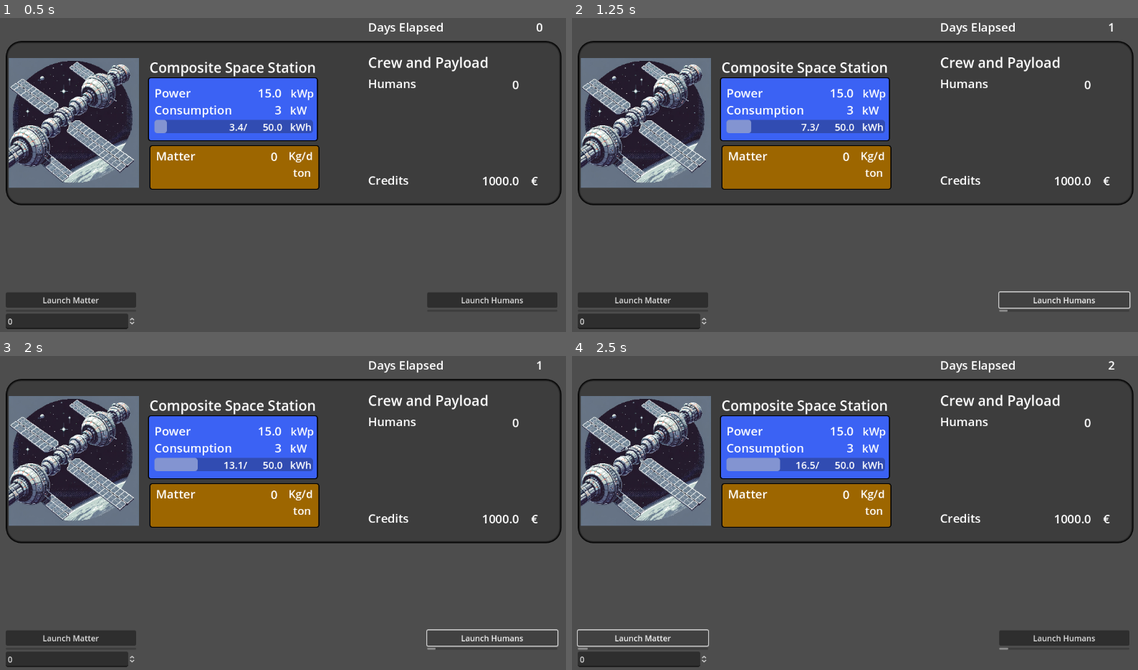
Above: before the commit, frames 1-4 (two rows, left to right).
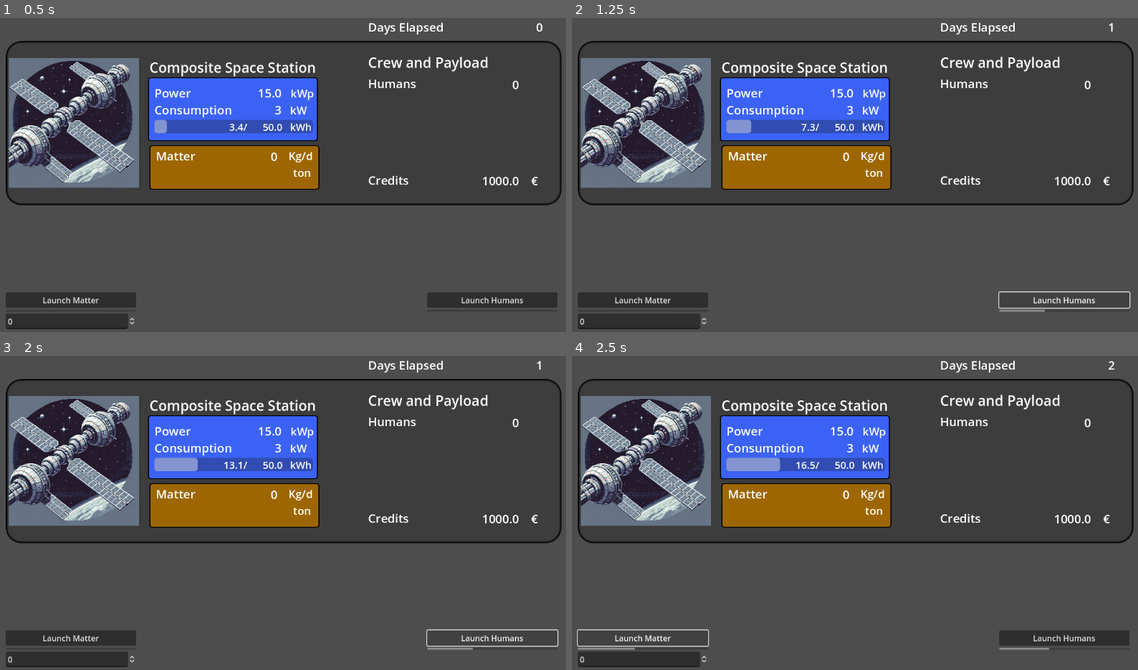
Above: after the commit, the same moments.

Repository: AndreaIdini/StarPilgrims
Game: Godot game, scene res://main.tscn
The game is run twice, just before and just after one commit, with the same random seed, the same clock (stepped at 60 frames per second) and the same inputs.
Inputs:
- Up to frame 1 (0.5 s): no input
- Up to frame 2 (1.25 s): click "Launch Humans" at 0.5 s
- Up to frame 3 (2 s): click "Launch Humans" at 1.25 s
- Up to frame 4 (2.5 s): click "Launch Matter" at 2 s

Frame 1 is identical in both runs. In frame 2, less than 0.1% of the frame differs, in the area x 76-84%, y 92-94%; in frame 3, less than 0.1%; in frame 4, 0.1%, in the area x 2-85%, y 92-94%.

Commit message:
Added Class Station

Diff:
--- /dev/null
+++ b/Station.gd
@@ -0,0 +1,69 @@
+extends Node
+
+class_name Station
+
+var time = 0.
+
+var energy = 0.                 # KWh
+var battery_cap = 50.           # KWh
+var power = 0.                  # KW
+var pow_consumption = 0.
+var solar_power_installed = 15. # kW
+var module_upkeep = 3.          # KW
+var matter = 0.                 # ton
+var matter_transf = 0.
+var humans = 0
+var humans_matter_upkeep = 10   # Kg
+var humans_energy_upkeep = 5    # KW
+var humans_rent = 20            # cred
+
+var starting = 1
+var Modules = [starting]
+
+@onready var count_power = %CountPower
+@onready var count_energy = %CountEnergy
+@onready var progress_bar = %ProgressBar
+
+@onready var count_matter = %CountMatter
+@onready var count_matter_transf = %CountMatterTransf
+@onready var count_humans = %CountHumans
+@onready var count_consumption = %CountConsumption
+
+# Called when the node enters the scene tree for the first time.
+func _ready():
+	print("station ready", Modules)
+	pass # Replace with function body.
+
+# Called every frame. 'delta' is the elapsed time since the previous frame.
+func _physics_process(delta):
+	time += delta
+
+	pow_consumption = module_upkeep + humans*humans_energy_upkeep
+	power = solar_power(solar_power_installed, time) - pow_consumption
+
+	energy += power*delta
+	energy = min(energy,battery_cap)
+
+	matter_transf = - humans*humans_matter_upkeep
+	matter += matter_transf*delta/1000
+
+	count_matter.text = str("%10.2f" % matter)
+	count_power.text = str("%10.1f" % solar_power_installed)
+	count_energy.text = str("%10.1f" % energy) + "/" + str("%10.1f" % battery_cap)
+	count_matter_transf.text = str(matter_transf)
+	count_humans.text = str(humans)
+	count_consumption.text = str(pow_consumption)
+
+	progress_bar.max_value = battery_cap
+	progress_bar.value = energy
+	pass
+
+func print_state():
+	print('--- Printing State ---')
+	print('humans ', humans)
+	print('energy ', energy)
+	print('matter ', matter)
+
+
+func solar_power(p,t):
+	return p*abs(sin(t*3.141))
--- a/main.gd
+++ b/main.gd
@@ -1,19 +1,6 @@
 extends Node
 
 var time = 0.                   # days
-var energy = 0.                 # KWh
-var battery_cap = 50.           # KWh
-var power = 0.                  # KW
-var pow_consumption = 0.
-var solar_power_installed = 15. # kW
-var module_upkeep = 3.          # KW
-var matter = 0.                 # ton
-var matter_transf = 0.
-var matter_cost = 1000.         # cred/ton
-var humans = 0
-var humans_matter_upkeep = 10   # Kg
-var humans_energy_upkeep = 5    # KW
-var humans_rent = 20            # cred
 
 var credits = 1000.             # ~ 1k dollars
 
@@ -21,21 +8,20 @@
 var launching_matter = false
 var launching_humans = false
 var launch_counter = 0.
-var time_to_launch_matter = 7.
-var time_to_launch_humans = 14.
+var time_to_launch_matter = 1.
+var time_to_launch_humans = 2.
+var matter_cost = 1000.         # cred/ton
+
 
 @onready var count_days = %CountDays
-@onready var count_power = %CountPower
-@onready var count_energy = %CountEnergy
-@onready var progress_bar = %ProgressBar
 @onready var count_cred = %CountCred
-@onready var count_matter = %CountMatter
-@onready var count_matter_transf = %CountMatterTransf
-@onready var count_humans = %CountHumans
 @onready var progress_launch_m = %ProgressLaunchM
 @onready var progress_launch_h = %ProgressLaunchH
 @onready var box_launch_m = %BoxLaunchM
-@onready var count_consumption = %CountConsumption
+
+@onready var station = $PanelStation
+
+
 
 func solar_power(p,t):
 	return p*abs(sin(t*3.141))
@@ -45,21 +31,13 @@
 	update_show()
 
 	print('initialized')
+	#print(station.starting)
+
 	pass # Replace with function body.
 
 func update_show():
 	count_days.text = str(floor(time))
-
-	count_matter.text = str("%10.2f" % matter)
-	count_power.text = str("%10.1f" % solar_power_installed)
-	count_energy.text = str("%10.1f" % energy) + "/" + str("%10.1f" % battery_cap)
-	count_matter_transf.text = str(matter_transf)
 	count_cred.text = str("%10.1f" % credits)
-	count_humans.text = str(humans)
-	count_consumption.text = str(pow_consumption)
-
-	progress_bar.max_value = battery_cap
-	progress_bar.value = energy
 
 
 
@@ -71,28 +49,23 @@
 
 	time += delta
 
-	pow_consumption = module_upkeep + humans*humans_energy_upkeep
-	power = solar_power(solar_power_installed, time) - pow_consumption
-
-	energy += power*delta
-	energy = min(energy,battery_cap)
-
-	matter_transf = - humans*humans_matter_upkeep
-	matter += matter_transf*delta/1000
-
-	credits += humans * humans_rent * delta
+	credits += station.humans * station.humans_rent * delta
 
 	if launch_in_progress:
 		launch_counter +=delta
 		if launching_matter:
 			progress_launch_m.value = launch_counter
+
 			if launch_counter > time_to_launch_matter:
+
 				launch_in_progress = false
 				launching_matter = false
 				launching_humans = false
 				launch_counter = 0.
-				matter += box_launch_m.value
-				credits -= matter*matter_cost
+				progress_launch_m.value = launch_counter
+
+				station.matter += box_launch_m.value
+				credits -= box_launch_m.value*matter_cost
 
 		if launching_humans:
 			progress_launch_h.value = launch_counter
@@ -101,7 +74,7 @@
 				launching_matter = false
 				launching_humans = false
 				launch_counter = 0.
-				humans += 1
+				station.humans += 1
 
 	update_show()
 	pass
--- a/main.tscn
+++ b/main.tscn
@@ -1,7 +1,8 @@
-[gd_scene load_steps=7 format=3 uid="uid://drddf4j2gbweq"]
+[gd_scene load_steps=8 format=3 uid="uid://drddf4j2gbweq"]
 
 [ext_resource type="Texture2D" uid="uid://b2nler7tmsvhs" path="res://Asset/SpaceStation1.png" id="1_5p6ln"]
 [ext_resource type="Script" path="res://main.gd" id="1_7tmd3"]
+[ext_resource type="Script" path="res://Station.gd" id="2_oc6wt"]
 
 [sub_resource type="StyleBoxFlat" id="StyleBoxFlat_ws068"]
 bg_color = Color(0.239216, 0.239216, 0.239216, 1)
@@ -63,6 +64,7 @@
 offset_right = 1139.0
 offset_bottom = 432.0
 theme_override_styles/panel = SubResource("StyleBoxFlat_ws068")
+script = ExtResource("2_oc6wt")
 
 [node name="LabelPayload" type="Label" parent="PanelStation"]
 layout_mode = 1
--- a/project.godot
+++ b/project.godot
@@ -15,6 +15,11 @@
 config/features=PackedStringArray("4.2", "Mobile")
 config/icon="res://icon.svg"
 
+[editor]
+
+version_control/plugin_name="GitPlugin"
+version_control/autoload_on_startup=true
+
 [rendering]
 
 renderer/rendering_method="mobile"
Not shown, changed: .gitignore
